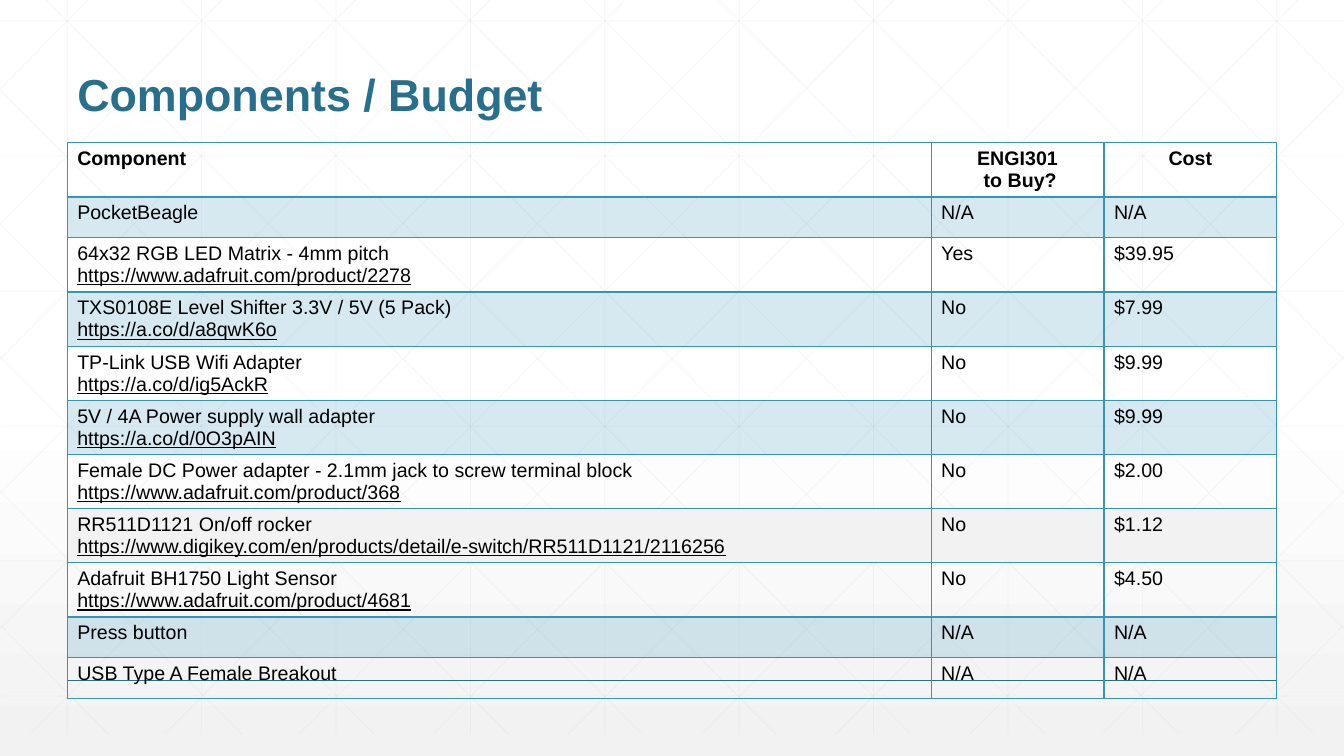
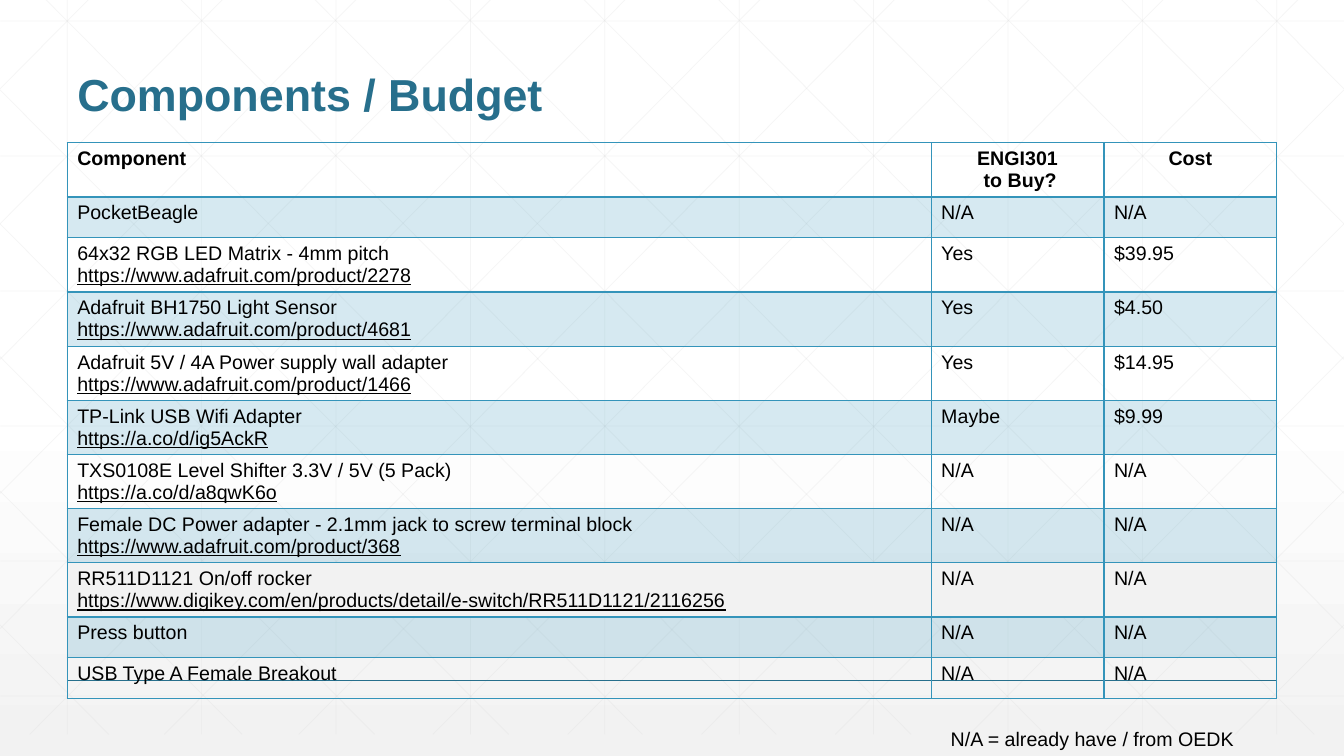
Before and after one commit to cze1rice/ENGI301, a slide deck: slide 6 of project_01/docs/Erber_ENGI301_project_01_proposal.pptx. Drawn at 1344x756 pixels with LibreOffice and Linux fonts; fonts in the diff are those of the drawing. Boxes give left, top, right and bottom in pixels: in the first picture for what was removed or moved away, otherwise in the second. Text is boxed around its words. In the diff, an @@ line names an element or a change of style, - is before the commit and + after.

```diff
--- a/project_01/docs/Erber_ENGI301_project_01_proposal.pptx
+++ b/project_01/docs/Erber_ENGI301_project_01_proposal.pptx
@@ table at (68,143,1276,723) @@
-row 4: TXS0108E Level Shifter 3.3V / 5V (5 Pack) https://a.co/d/a8qwK6o | No | $7.99
+row 4: Adafruit BH1750 Light Sensor / https://www.adafruit.com/product/4681 | Yes | $4.50
-row 5: TP-Link USB Wifi Adapter https://a.co/d/ig5AckR | No | $9.99
+row 5: Adafruit 5V / 4A Power supply wall adapter / https://www.adafruit.com/product/1466 | Yes | $14.95
-row 6, column 1: 5V / 4A Power supply wall adapter / https://a.co/d/0O3pAIN
+row 6, column 1: TP-Link USB Wifi Adapter https://a.co/d/ig5AckR
-row 6, column 2: No
+row 6, column 2: Maybe
-row 7: Female DC Power adapter - 2.1mm jack to screw terminal block / https://www.adafruit.com/product/368 | No | $2.00
+row 7: TXS0108E Level Shifter 3.3V / 5V (5 Pack) https://a.co/d/a8qwK6o | N/A | N/A
-row 8: RR511D1121 On/off rocker https://www.digikey.com/en/products/detail/e-switch/RR511D1121/2116256 | No | $1.12
+row 8: Female DC Power adapter - 2.1mm jack to screw terminal block / https://www.adafruit.com/product/368 | N/A | N/A
-row 9: Adafruit BH1750 Light Sensor / https://www.adafruit.com/product/4681 | No | $4.50
+row 9: RR511D1121 On/off rocker https://www.digikey.com/en/products/detail/e-switch/RR511D1121/2116256 | N/A | N/A
@@ fill #F2F2F2 to #3494BA at 20% opacity in row 8 @@
@@ fill none to #F2F2F2 in row 9 @@
@@ text added at (951,731,1234,750), 14 pt, text #000000 @@
+N/A = already have / from OEDK
```
Also in this commit, not shown: 1 other slide changed.
